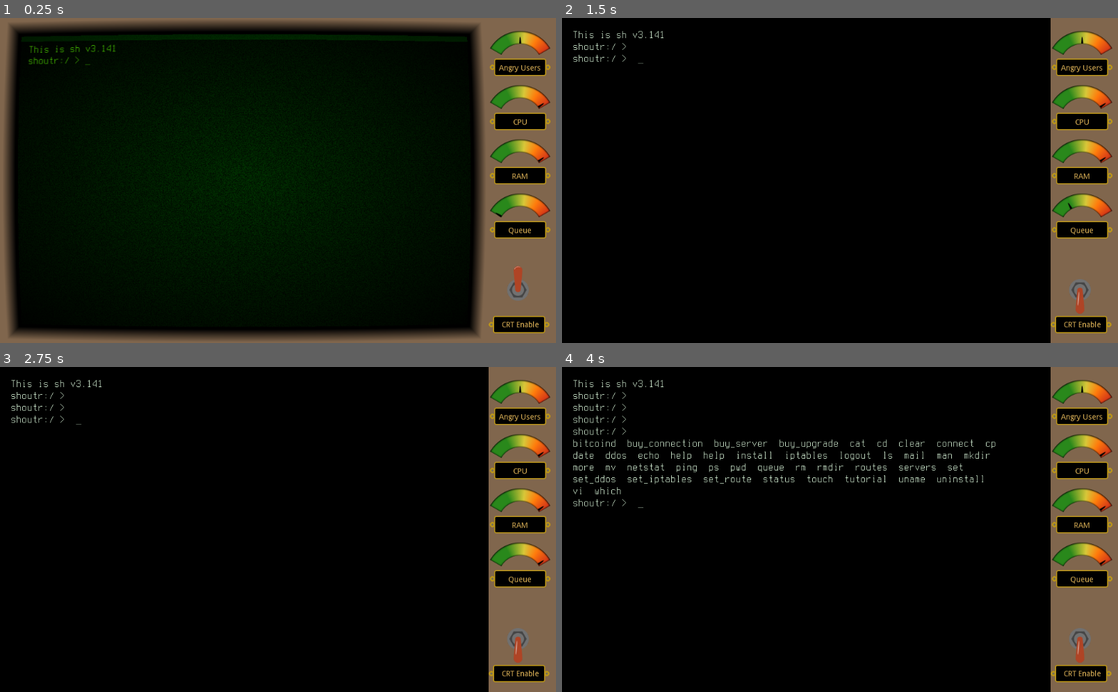
Above: before the commit, frames 1-4 (two rows, left to right).
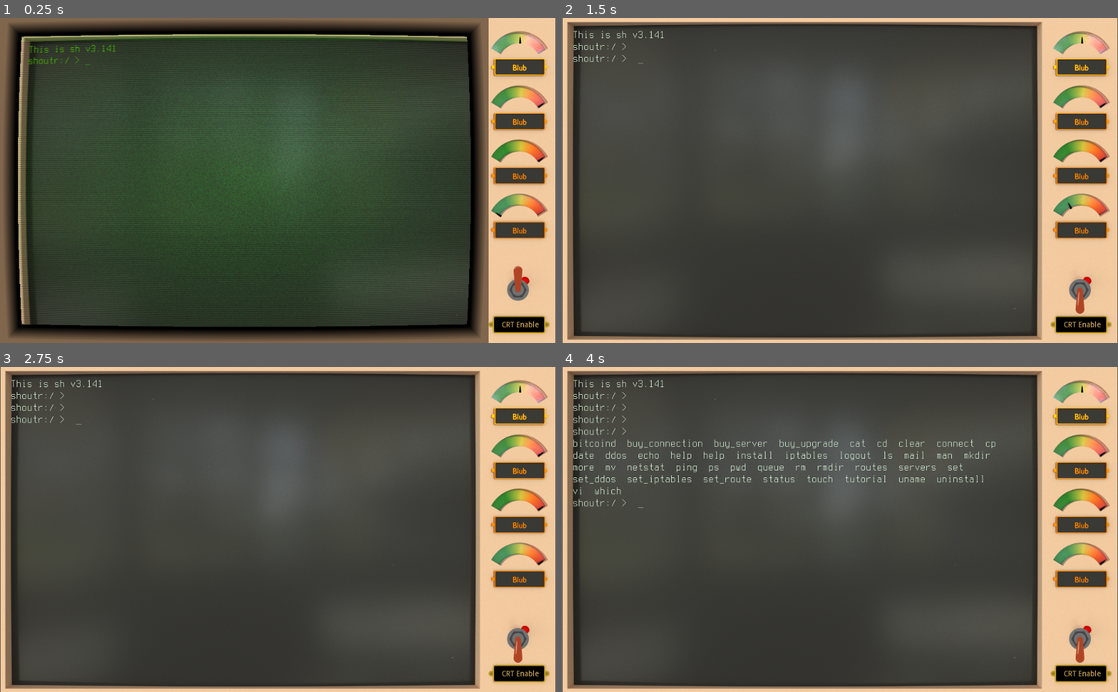
Above: after the commit, the same moments.

Repository: SmBe19/LD46
Game: Godot game, scene res://scn/root.tscn
Two runs of this game, one before a commit and one after it. Both use one fixed random seed, a clock stepped at 60 frames per second and the inputs below.
Inputs (mouse positions are in pixels of both pictures, inside the frame that each line leads up to):
- Up to frame 1 (0.25 s): no input
- Up to frame 2 (1.5 s): tap Enter at 0.5 s; hold Right 0.53-1.25 s; tap Backspace at 0.6 s; tap Space at 0.77 s; click (1079, 291) at 1.25 s
- Up to frame 3 (2.75 s): tap Space at 2, 2.27 s; hold Down from 2.03 s (still down); tap Enter at 2.1 s
- Up to frame 4 (4 s): tap Enter at 2.75 s; release Down at 2.78 s; hold Right 2.78-3.53 s; tap Tab at 2.85 s; tap Space at 3.5, 3.77 s; hold Up from 3.53 s (still down); tap Backspace at 3.6 s

The runs differ from the first frame. In frame 1, 84% of the frame differs, in the area x 3-100%, y 0-100%; in frame 2, 99%, in the area x 0-100%, y 0-100%; in frame 3, 99%; in frame 4, 98%.
Error in both runs: Invalid get index '0' (on base: 'Nil'). (res://src/cmd/sh.gd:63)

Commit message:
3d background

Diff:
--- a/scn/display.tscn
+++ b/scn/display.tscn
@@ -9,6 +9,7 @@
 script = ExtResource( 3 )
 
 [node name="BG" type="Sprite" parent="."]
+visible = false
 texture = ExtResource( 2 )
 
 [node name="Pointer" type="Sprite" parent="."]
@@ -18,10 +19,12 @@
 offset = Vector2( 32, 0 )
 
 [node name="labelbg" type="Sprite" parent="."]
+visible = false
 position = Vector2( 0, 35 )
 texture = ExtResource( 4 )
 
 [node name="Label" type="Label" parent="."]
+visible = false
 margin_left = -50.0
 margin_top = 24.0
 margin_right = 50.0
--- a/scn/root.tscn
+++ b/scn/root.tscn
@@ -8,6 +8,7 @@
 [ext_resource path="res://img/switch_up.svg" type="Texture" id=6]
 [ext_resource path="res://img/labelbg.svg" type="Texture" id=7]
 [ext_resource path="res://src/crt_toggle.gd" type="Script" id=8]
+[ext_resource path="res://img/background.png" type="Texture" id=9]
 
 [sub_resource type="StyleBoxFlat" id=1]
 bg_color = Color( 0, 0, 0, 1 )
@@ -44,12 +45,18 @@
 }
 
 [node name="BG" type="Panel" parent="."]
+visible = false
 anchor_right = 1.0
 anchor_bottom = 1.0
 custom_styles/panel = SubResource( 1 )
 __meta__ = {
 "_edit_use_anchors_": false
 }
+
+[node name="Sprite" type="Sprite" parent="."]
+position = Vector2( 512, 300 )
+scale = Vector2( 0.532, 0.557 )
+texture = ExtResource( 9 )
 
 [node name="Terminal" type="MarginContainer" parent="."]
 anchor_right = 1.0
@@ -65,6 +72,7 @@
 }
 
 [node name="BG" type="Panel" parent="Terminal"]
+visible = false
 margin_left = 20.0
 margin_top = 20.0
 margin_right = 880.0
@@ -92,6 +100,7 @@
 }
 
 [node name="Panel" type="Panel" parent="."]
+visible = false
 margin_left = 900.0
 margin_right = 1024.0
 margin_bottom = 600.0
Binary file added: img/background.png
Not shown, added: img/background.png.import
Not shown: 1 places in scn/root.tscn that only renumber resources
